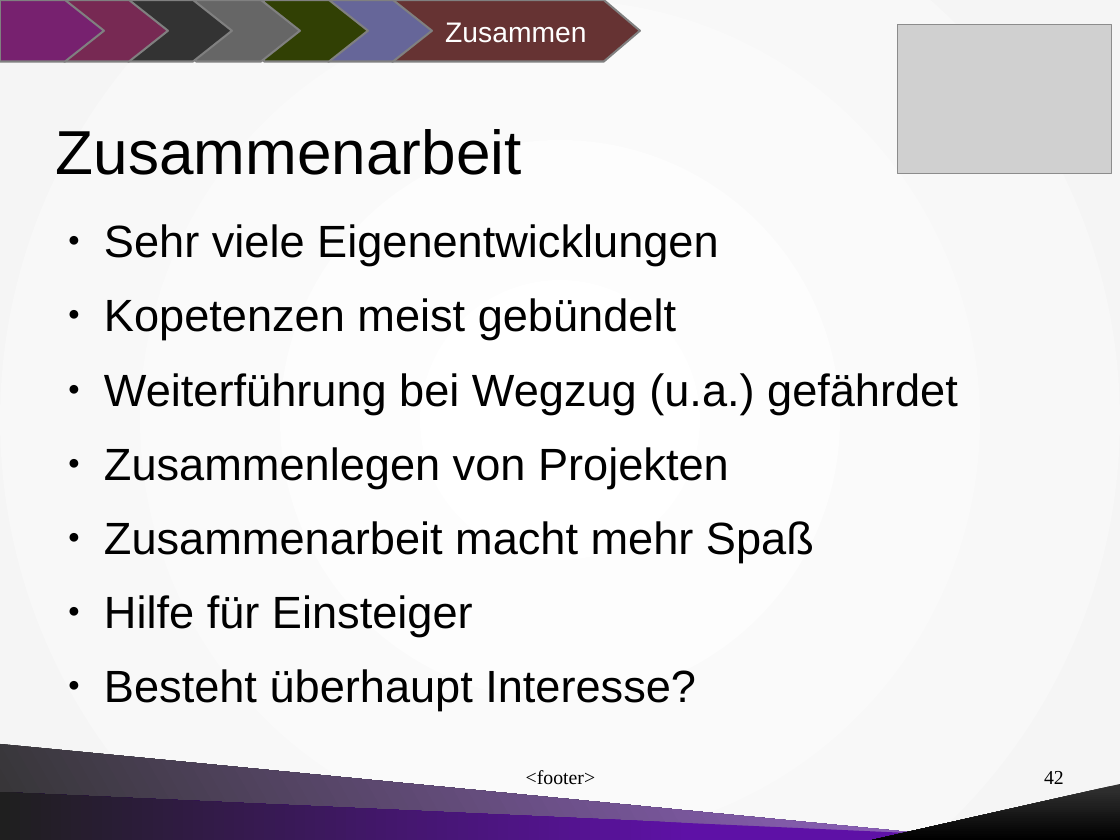
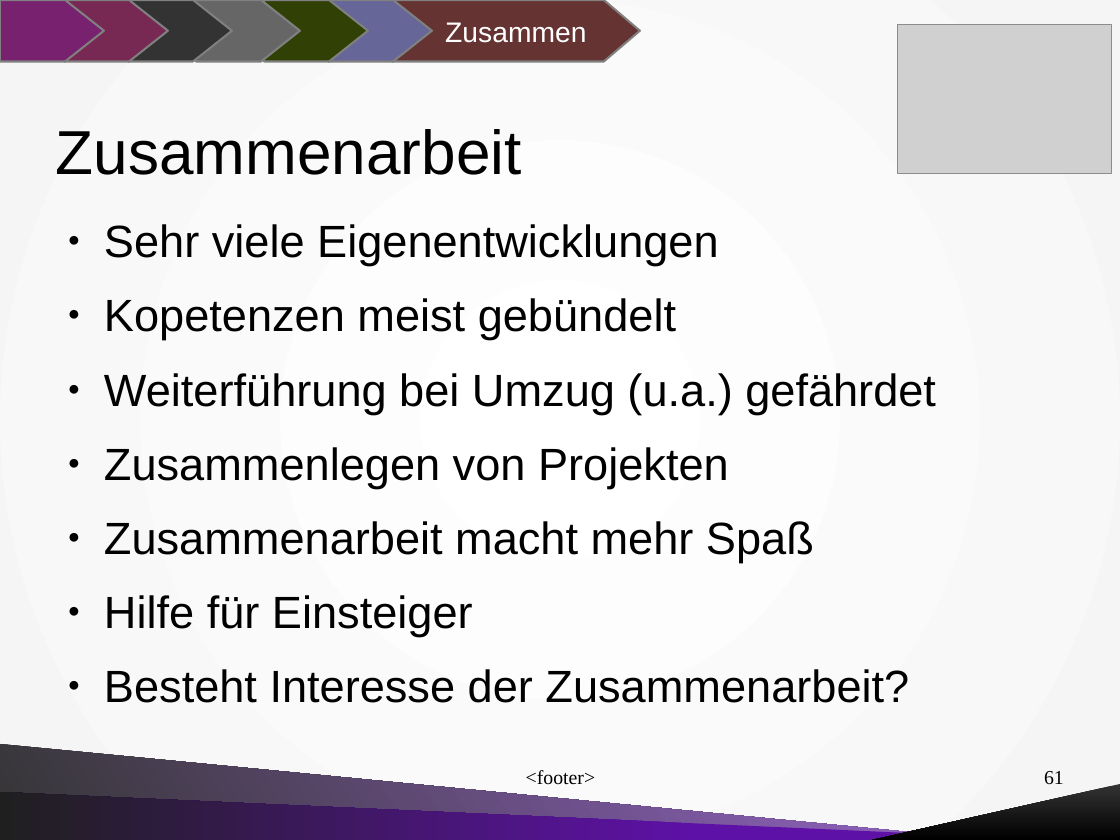
Before and after one commit to mdrobisch/roseguarden, a slide deck: slide 61 of documentation/presentations/Talk_at_VOW_Dresden_Germany_2015-11-06.odp (slide 42 before the commit). Drawn at 1120x840 pixels with LibreOffice and Linux fonts; fonts in the diff are those of the drawing; grey boxes stand for pictures. Boxes give left, top, right and bottom in pixels: in the first picture for what was removed or moved away, otherwise in the second. Text is boxed around its words. In the diff, an @@ line names an element or a change of style, - is before the commit and + after.

```diff
--- a/documentation/presentations/Talk_at_VOW_Dresden_Germany_2015-11-06.odp
+++ b/documentation/presentations/Talk_at_VOW_Dresden_Germany_2015-11-06.odp
@@ text at bbox=[104, 373, 936, 414]: text changed @@
-● Weiterführung bei Wegzug (u.a.) gefährdet
+● Weiterführung bei Umzug (u.a.) gefährdet
@@ text at bbox=[104, 669, 909, 703]: text changed @@
-● Besteht überhaupt Interesse?
+● Besteht Interesse der Zusammenarbeit?
@@ page number at bbox=[1044, 771, 1064, 785]: text changed @@
-42
+61
```
Also in this commit, not shown: 6 other slides changed, 22 slides added, 2 slides removed.
